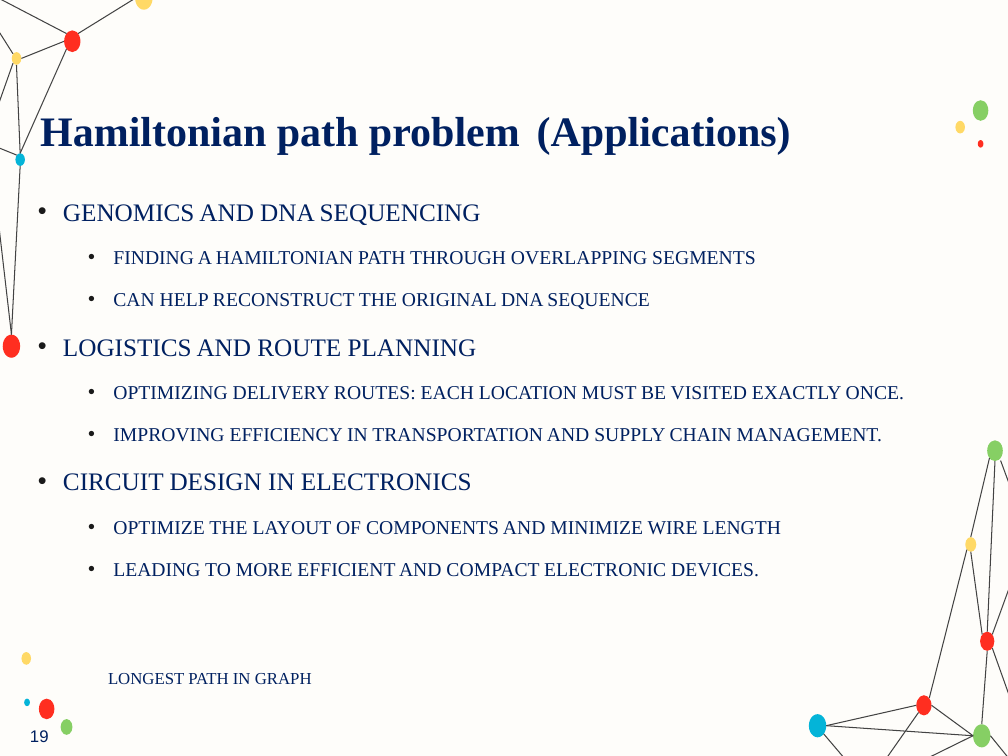
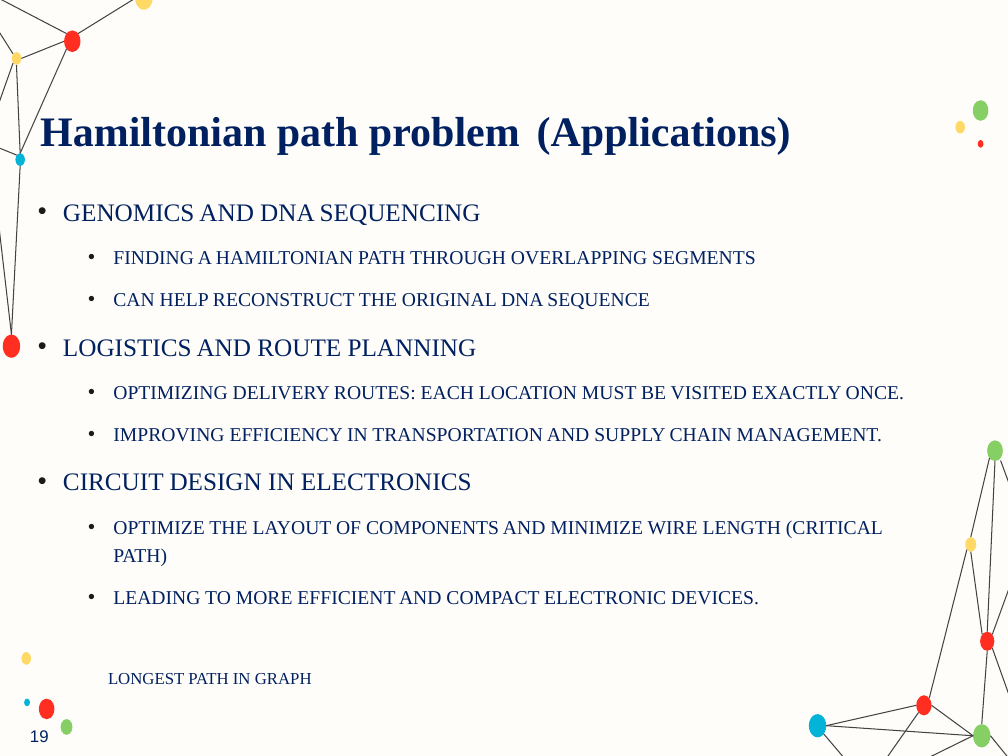
Before and after one commit to ParsaMohammadpour/advanced-algorithm-assignments, a slide deck: slide 19 of presentation/Longest_Path_Problem_in_Graphs.pptx. Drawn at 1008x756 pixels with LibreOffice and Linux fonts; fonts in the diff are those of the drawing; background and template pictures are left out. Boxes give left, top, right and bottom in pixels: in the first picture for what was removed or moved away, otherwise in the second. Text is boxed around its words. In the diff, an @@ line names an element or a change of style, - is before the commit and + after.

```diff
--- a/presentation/Longest_Path_Problem_in_Graphs.pptx
+++ b/presentation/Longest_Path_Problem_in_Graphs.pptx
@@ text at (113, 520, 883, 566): text changed @@
-  • OPTIMIZE THE LAYOUT OF COMPONENTS AND MINIMIZE WIRE LENGTH
+  • OPTIMIZE THE LAYOUT OF COMPONENTS AND MINIMIZE WIRE LENGTH (CRITICAL PATH)
```
Also in this commit, not shown: 2 other slides changed.
